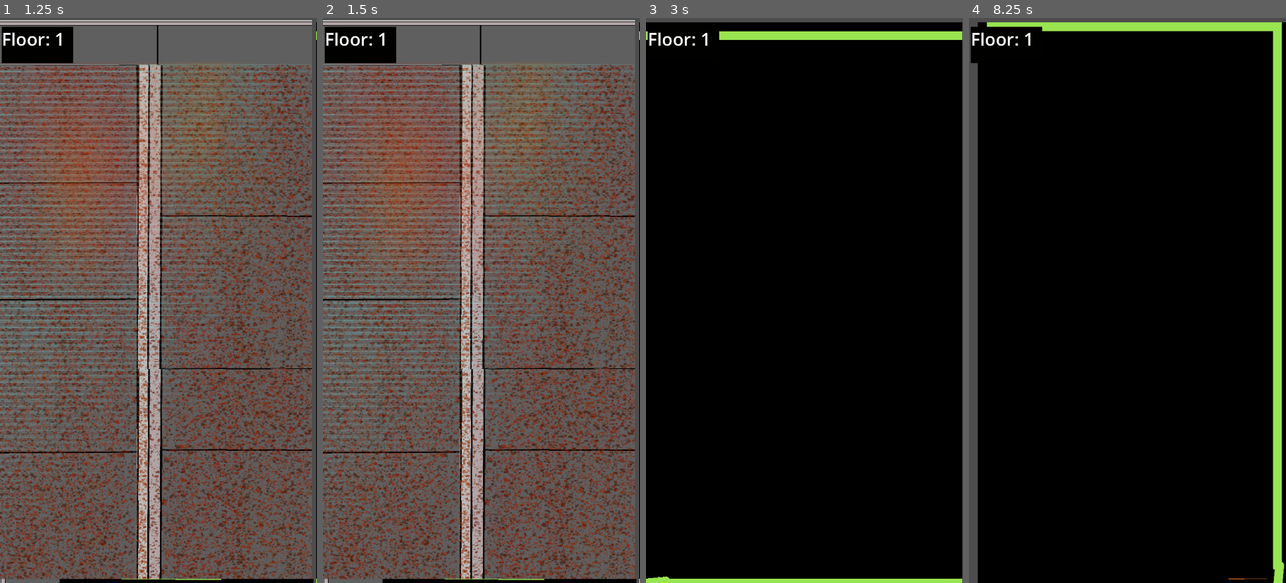
Above: before the commit, frames 1-4 (left to right).
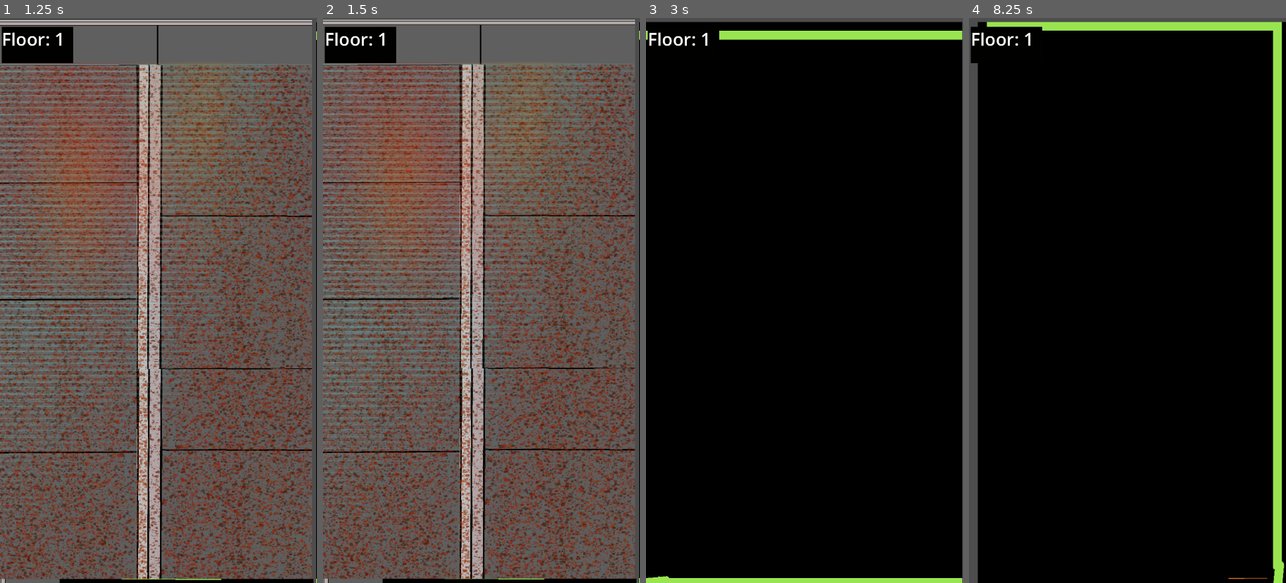
Above: after the commit, the same moments.

Repository: Makktu/ScrollingAdventure
Game: Godot game, scene res://scenes/test_scene_1.tscn
Two runs of this game, one before a commit and one after it. Both use one fixed random seed, a clock stepped at 60 frames per second and the inputs below.
Inputs:
- Up to frame 1 (1.25 s): tap Enter at 0.5 s; hold Right (ui_right) from 0.53 s (still down)
- Up to frame 2 (1.5 s): tap Space at 1.25 s; release Right (ui_right) at 1.28 s; hold Down (ui_down) from 1.28 s (still down)
- Up to frame 3 (3 s): tap Enter at 2 s; release Down (ui_down) at 2.03 s; hold Right (ui_right) 2.03-2.78 s; tap Space at 2.75 s; hold Up (ui_up) from 2.78 s (still down)
- Up to frame 4 (8.25 s): tap Enter at 3.5 s; release Up (ui_up) at 3.53 s; hold Left (ui_left) 3.53-5.03 s; tap Space at 4.25 s; hold Down (ui_down) 5.03-5.78 s; hold Right (ui_right) 5.78-6.53 s; hold Up (ui_up) 6.53-7.28 s; hold Right (ui_right) 7.28-8.03 s; hold Down (ui_down) from 8.03 s (still down)

Frame 1 is identical in both runs. In frame 2, 13% of the frame differs, in the area x 0-100%, y 0-100%; in frame 3, 0.3%; in frame 4, 0.3%.

Commit message:
added screen jiggle when movement blocked

Diff:
--- a/scenes/test_scene_1.tscn
+++ b/scenes/test_scene_1.tscn
@@ -2,7 +2,7 @@
 
 [ext_resource type="Script" path="res://scripts/test_scene_1.gd" id="1_uyphl"]
 [ext_resource type="PackedScene" uid="uid://cc1qaa00u0lpj" path="res://scenes/test_scene_2.tscn" id="2_i8km2"]
-[ext_resource type="AudioStream" uid="uid://dyhxoxbhsbkip" path="res://assets/dread castle.ogg" id="3_d6ioe"]
+[ext_resource type="AudioStream" uid="uid://de2rcwkosnh8f" path="res://assets/dungeon_ambient_1.ogg" id="3_im1it"]
 [ext_resource type="PackedScene" uid="uid://cidhufn4grrph" path="res://scenes/battle_ui.tscn" id="4_fwprw"]
 [ext_resource type="PackedScene" uid="uid://cmn6usan1f15i" path="res://scenes/main_ui.tscn" id="5_swf23"]
 
@@ -827,7 +827,7 @@
 one_shot = true
 
 [node name="AudioStreamPlayer" type="AudioStreamPlayer" parent="."]
-stream = ExtResource("3_d6ioe")
+stream = ExtResource("3_im1it")
 autoplay = true
 
 [node name="battle_ui" parent="." instance=ExtResource("4_fwprw")]
--- a/scripts/test_scene_1.gd
+++ b/scripts/test_scene_1.gd
@@ -66,8 +66,8 @@
 
 	if Input.is_action_just_pressed("ui_right") and !input_given and !battle_ui_showing:
 		if allowed_moves[current_location - 1][1] == 0:
-				print("can't go that way!")
-				return
+			illegal_move(1)
+			return
 		current_location += 1
 		print(current_location)
 		input_given = true
@@ -76,8 +76,8 @@
 
 	if Input.is_action_just_pressed("ui_left") and !input_given and !battle_ui_showing:
 		if allowed_moves[current_location - 1][3] == 0:
-				print("can't go that way!")
-				return
+			illegal_move(3)
+			return
 		current_location -= 1
 		print(current_location)
 		input_given = true
@@ -86,8 +86,8 @@
 
 	if Input.is_action_just_pressed("ui_up") and !input_given and !battle_ui_showing:
 		if allowed_moves[current_location - 1][2] == 0:
-				print("can't go that way!")
-				return
+			illegal_move(0)
+			return
 		current_location += level_size
 		print(current_location)
 		input_given = true
@@ -96,8 +96,8 @@
 
 	if Input.is_action_just_pressed("ui_down") and !input_given and !battle_ui_showing:
 		if allowed_moves[current_location - 1][0] == 0:
-				print("can't go that way!")
-				return
+			illegal_move(2)
+			return
 		current_location += -level_size
 		print(current_location)
 		input_given = true
@@ -127,18 +127,22 @@
 	# move the world
 	var tween = create_tween()
 	tween.tween_property(this_area, "position", Vector2(x_pos, y_pos), 0.45)
-	#x_dir = 0
-	#y_dir = 0
-	#if direction == 0:
-		#y_dir = -10
-	#if direction == 1:
-		#x_dir = 10
-	#if direction == 2:
-		#y_dir = 10
-	#if direction == 3:
-		#x_dir = -10
-	#tween.tween_property(this_area, "position", Vector2(x_pos + x_dir, y_pos + y_dir), 0.075)
-	#tween.tween_property(this_area, "position", Vector2(x_pos + -x_dir, y_pos + -y_dir), 0.025)
+	print("x:", x_pos, "y:", y_pos)
+
+func illegal_move(direction):
+	var shake_dir_y = 0
+	var shake_dir_x = 0
+	if direction == 0 or direction == 2:
+		shake_dir_y = 3
+	if direction == 1 or direction == 3:
+		shake_dir_x = 3
+	print('no way through')
+	var tween = create_tween()
+	tween.tween_property(this_area, "position", Vector2(x_pos + shake_dir_x, y_pos + shake_dir_y), 0.075)
+	tween.tween_property(this_area, "position", Vector2((x_pos + -shake_dir_x), y_pos + -shake_dir_y), 0.075)
+	tween.tween_property(this_area, "position", Vector2(x_pos, y_pos), 0.075)
+
+
 
 
 func _on_move_timer_timeout():
Not shown, changed: README.md
